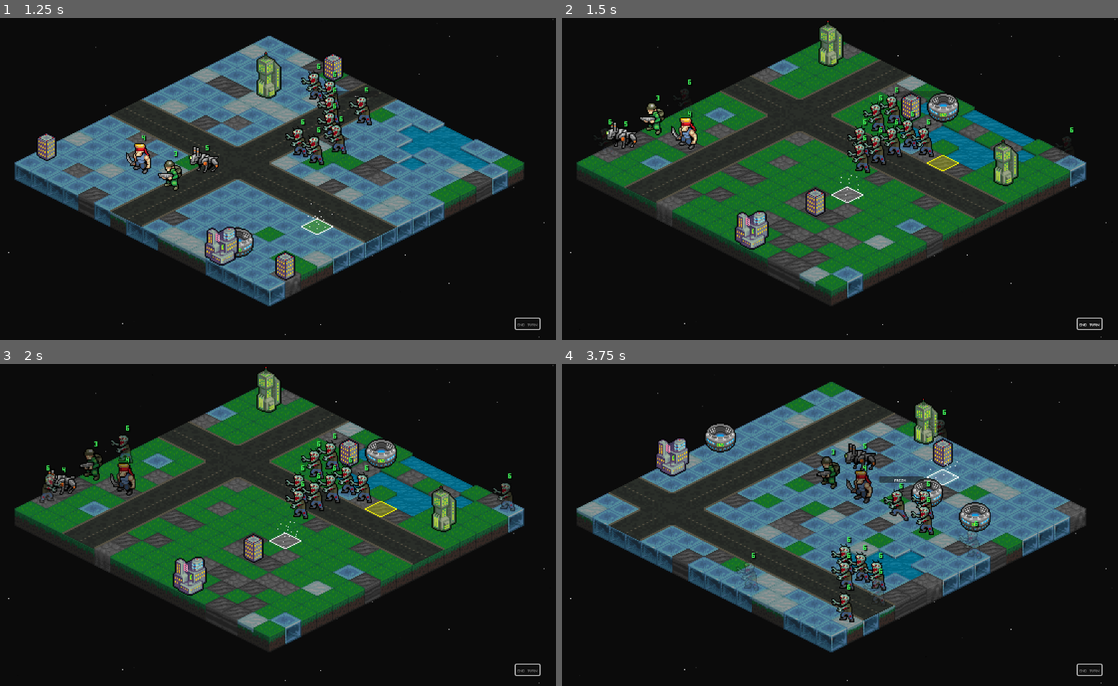
Above: before the commit, frames 1-4 (two rows, left to right).
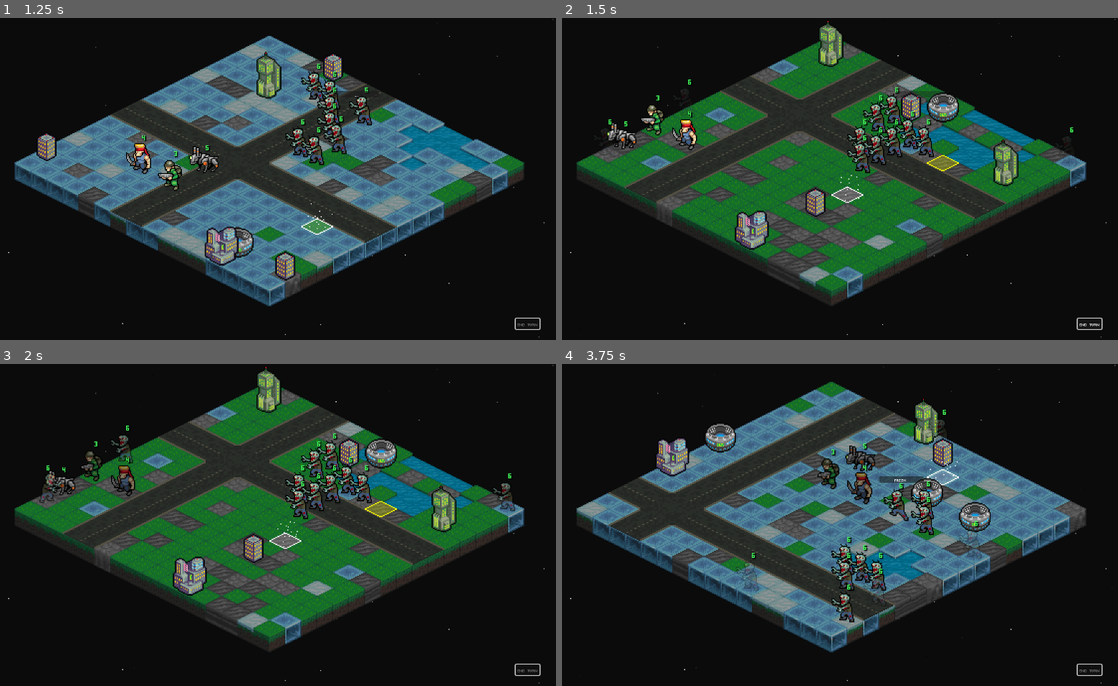
Above: after the commit, the same moments.

Repository: Tekknobot/MEKIII
Game: Godot game, scene res://scenes/Game.tscn
Same seed, same stepped clock (60 frames per second), same inputs: the game is played once before the commit and once after it.
Inputs (mouse positions are in pixels of both pictures, inside the frame that each line leads up to):
- Up to frame 1 (1.25 s): click "End Turn" at 0.5 s
- Up to frame 2 (1.5 s): tap Enter at 1.25 s; move the mouse to (956, 162) at 1.27 s; tap R at 1.35 s; click (956, 162) at 1.42 s
- Up to frame 3 (2 s): tap Space (ui_select) at 1.52 s
- Up to frame 4 (3.75 s): drag from (717, 541) to (801, 589) at 2.02 s; move the mouse to (890, 454) at 2.77 s; tap R at 2.85 s; click (890, 454) at 2.92 s; click "End Turn" at 3.5 s

Frame 1 is identical in both runs. In frame 2, 0.6% of the frame differs, in the area x 7-25%, y 26-42%; in frame 3, 0.5%; in frame 4, 0.6%.
Error in both runs: Invalid type in function '_play_idle_anim' in base 'Node2D (MapController)'. The Object-derived class of argument 1 (previously freed) is not a subclass of the…

Commit message:
Pulse bug.

Diff:
--- a/scripts/map_controller.gd
+++ b/scripts/map_controller.gd
@@ -291,25 +291,49 @@
 	var has_move_left := not moved
 	var has_attack_left := not attacked
 
+	# Fully exhausted
 	if (not has_move_left) and (not has_attack_left):
 		_set_unit_tint(u, tint_exhausted)
 		_stop_pulse(u)
 		return
 
-	# both left: your choice — I’d pulse + warm tint (feels “ready”)
+	# ✅ BOTH left: do NOT pulse (this is the “start of turn / just selected” state)
 	if has_move_left and has_attack_left:
-		_set_unit_tint(u, Color(1,1,1,1)) # or pick a special “ready” tint
-		_start_pulse(u)
-		return
-
-	if has_attack_left:
+		_set_unit_tint(u, Color(1, 1, 1, 1))
+		_stop_pulse(u)
+		return
+
+	# ✅ Attack left ONLY (meaning they must have moved already): PULSE
+	if has_attack_left and moved:
 		_set_unit_tint(u, tint_attack_left)
 		_start_pulse(u)
-	else:
+		return
+
+	# Move left ONLY (they attacked without moving, or whatever your rules allow)
+	if has_move_left:
 		_set_unit_tint(u, tint_move_left)
 		_stop_pulse(u)
+		return
+
+	# Fallback safety
+	_stop_pulse(u)
+
+func _stop_all_pulses() -> void:
+	for k in _pulse_tw_by_unit.keys():
+		_stop_pulse(k as Unit)
+	_pulse_tw_by_unit.clear()
+
+func _prune_pulse_dict() -> void:
+	var keys := _pulse_tw_by_unit.keys()
+	for k in keys:
+		if not (k is Object) or not is_instance_valid(k as Object):
+			var tw = _pulse_tw_by_unit[k]
+			_pulse_tw_by_unit.erase(k)
+			if tw != null and (tw is Tween) and is_instance_valid(tw):
+				(tw as Tween).kill()
 
 func _apply_turn_indicators_all_allies() -> void:
+	_prune_pulse_dict()
 	for u in get_all_units():
 		if u != null and is_instance_valid(u) and u.team == Unit.Team.ALLY:
 			_apply_turn_indicator(u)
@@ -3155,6 +3179,8 @@
 		u.set_meta(META_ATTACKED, v)
 
 func reset_turn_flags_for_allies() -> void:
+	_stop_all_pulses()
+
 	for u in get_all_units():
 		if u != null and is_instance_valid(u) and u.team == Unit.Team.ALLY:
 			_set_unit_moved(u, false)
